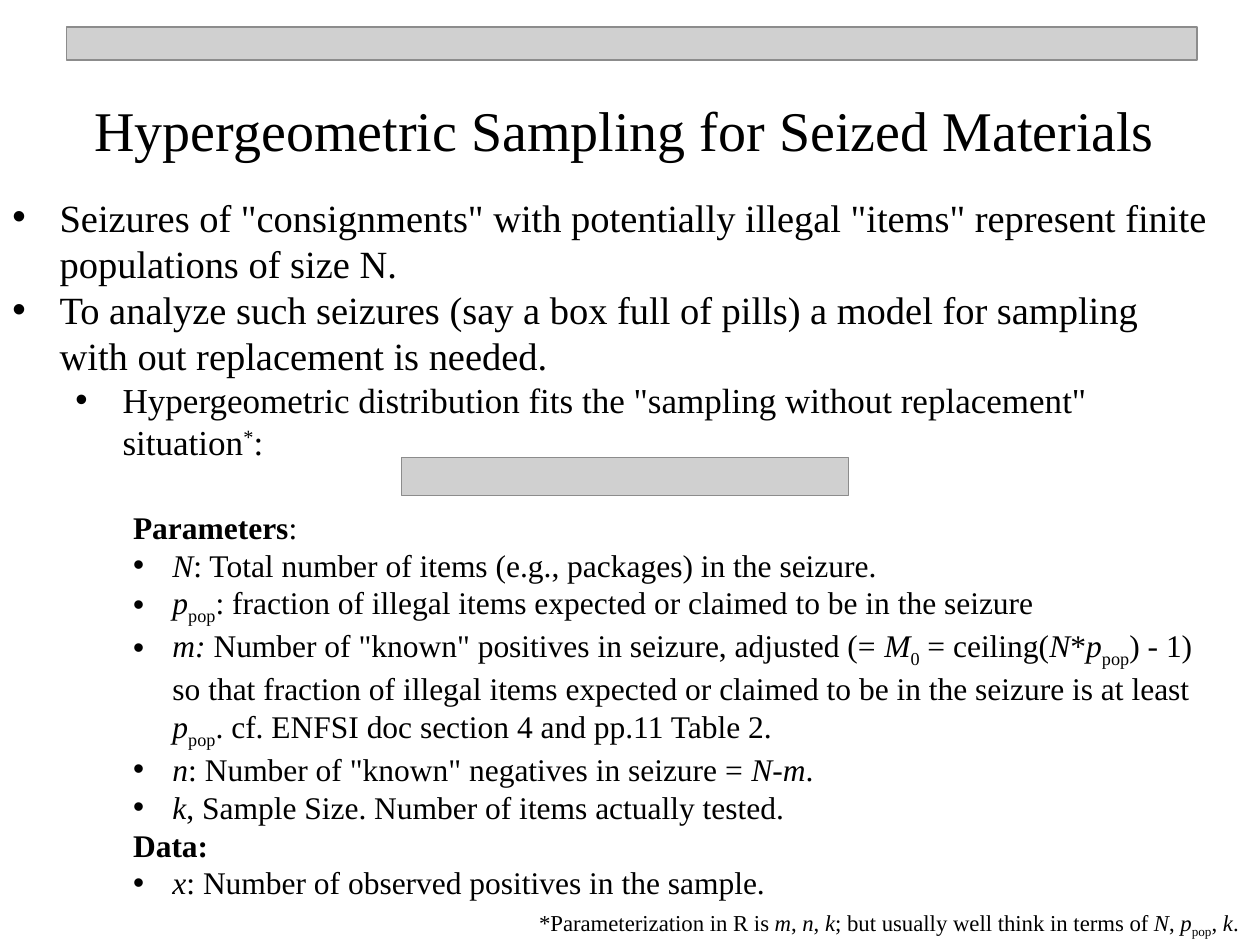
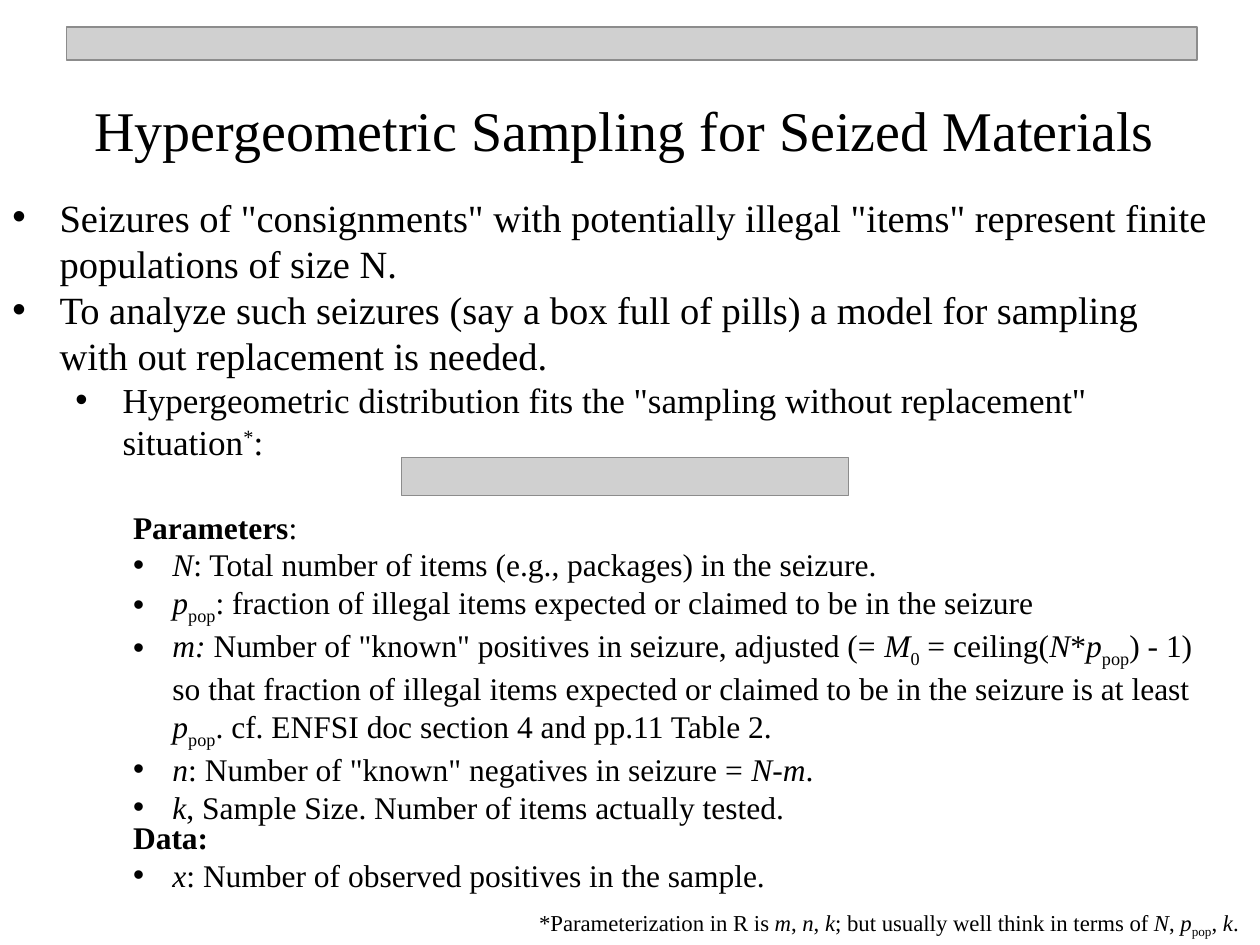
Before and after one commit to npetraco/709, a slide deck: slide 45 of Notes/7_one_and_two_sample_hypothesis_testing.pptx. Drawn at 1260x945 pixels with LibreOffice and Linux fonts; fonts in the diff are those of the drawing; grey boxes stand for pictures. Boxes give left, top, right and bottom in pixels: in the first picture for what was removed or moved away, otherwise in the second. Text is boxed around its words. In the diff, an @@ line names an element or a change of style, - is before the commit and + after.

```diff
--- a/Notes/7_one_and_two_sample_hypothesis_testing.pptx
+++ b/Notes/7_one_and_two_sample_hypothesis_testing.pptx
@@ text at [133, 836, 765, 901]: paragraphs removed @@
-Data:
-• x: Number of observed positives in the sample.
@@ text added at [133, 828, 765, 893], 18 pt, text #000000 @@
+Data:
+• x: Number of observed positives in the sample.
```
Also in this commit, not shown: 2 other slides changed.
